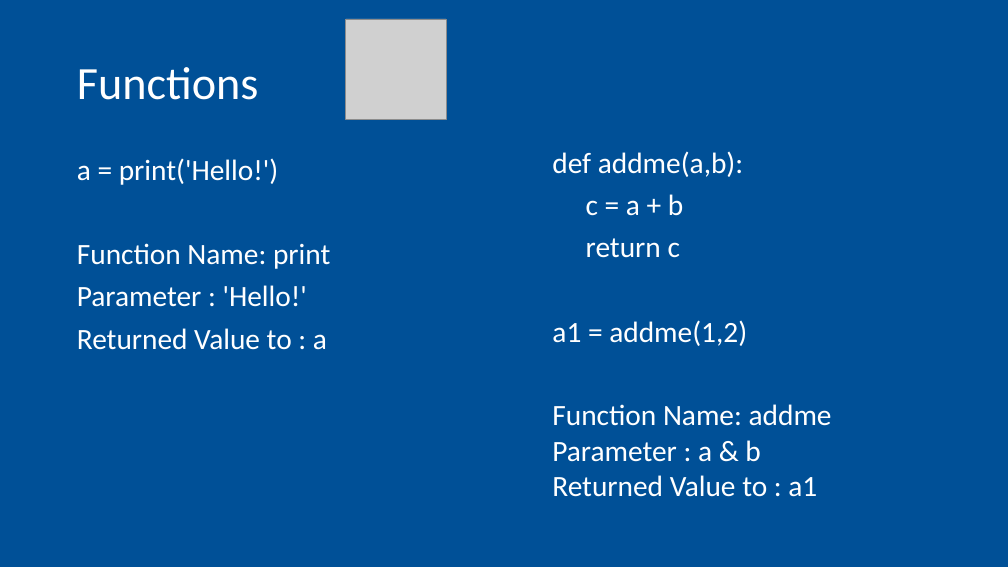
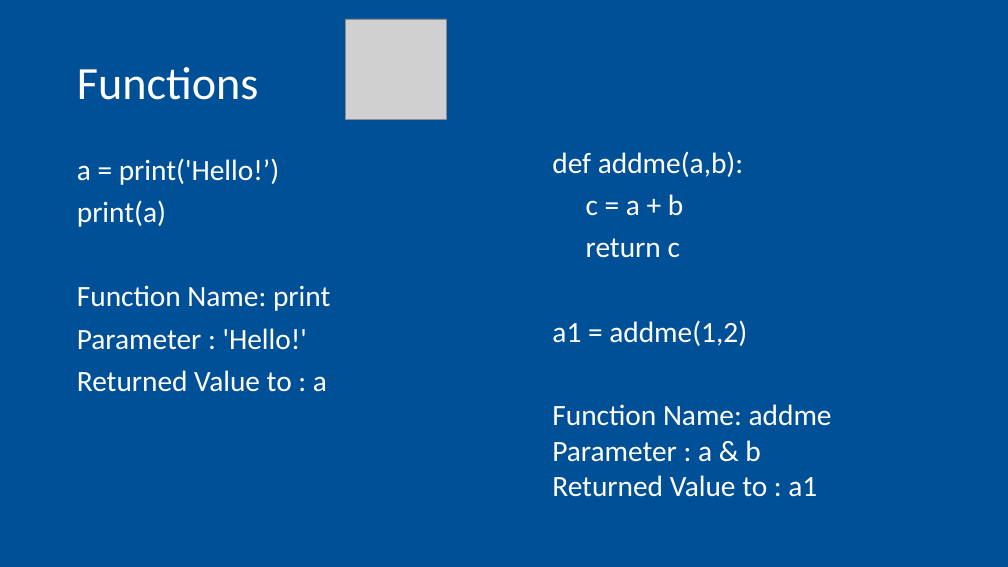
Before and after one commit to reach2arunprakash/python3, a slide deck: slide 16 of Opener/Python in 20 mins.pptx (slide 14 before the commit). Drawn at 1008x567 pixels with LibreOffice and Linux fonts; fonts in the diff are those of the drawing; grey boxes stand for pictures. Boxes give left, top, right and bottom in pixels: in the first picture for what was removed or moved away, otherwise in the second. Text is boxed around its words. In the diff, an @@ line names an element or a change of style, - is before the commit and + after.

```diff
--- a/Opener/Python in 20 mins.pptx
+++ b/Opener/Python in 20 mins.pptx
@@ text at [77,158,279,227]: text changed @@
-a = print('Hello!')
+a = print('Hello!’)
+print(a)
```
Also in this commit, not shown: 5 other slides changed, 2 slides added.
